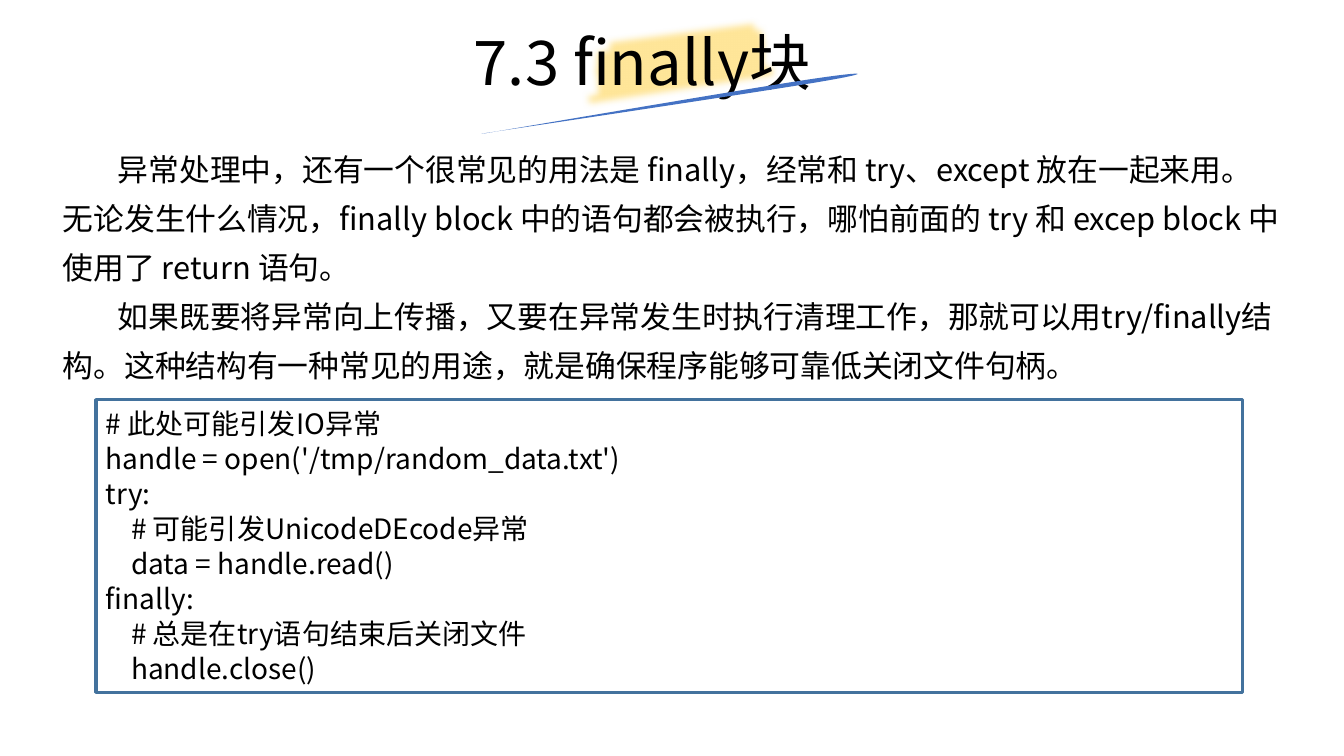
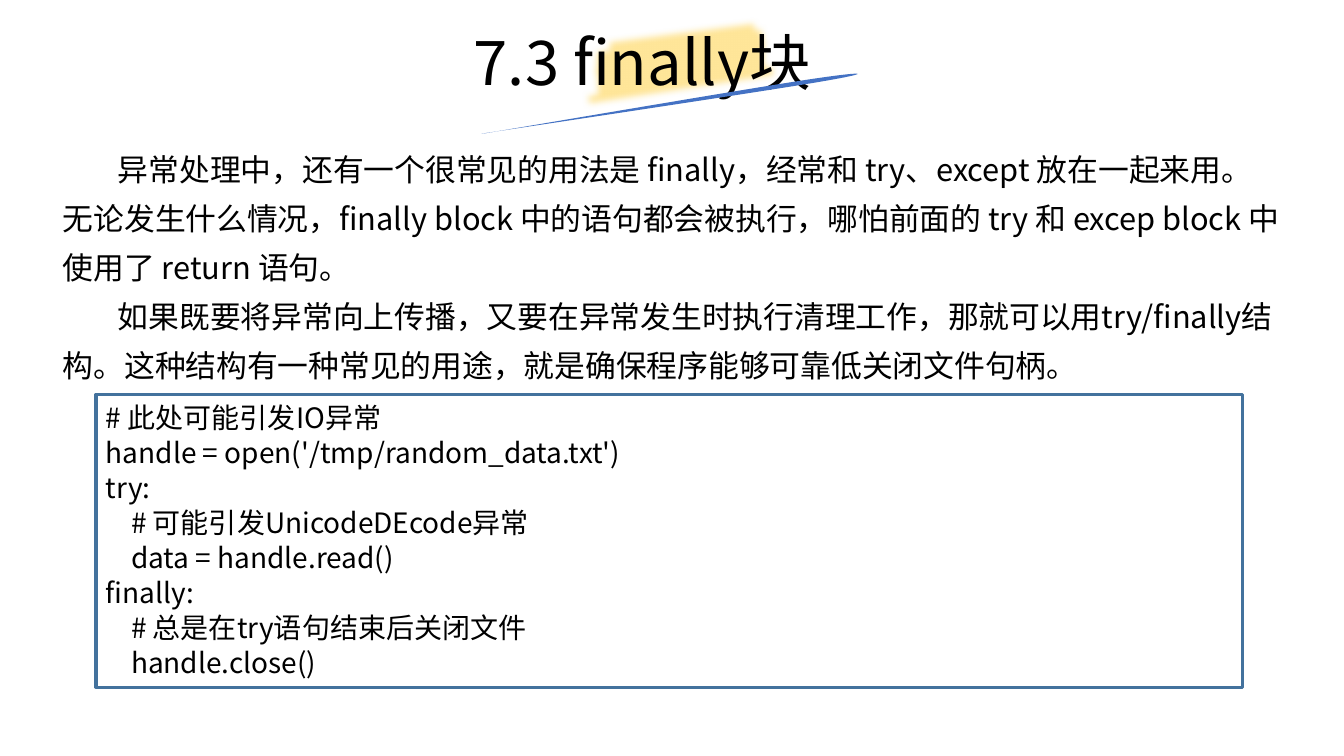
Before and after one commit to yiwenliu/CorePython, a slide deck: slide 61 of PPT/CorePython.pptx. Drawn at 1344x756 pixels with LibreOffice and Linux fonts; fonts in the diff are those of the drawing. Boxes give left, top, right and bottom in pixels: in the first picture for what was removed or moved away, otherwise in the second. Text is boxed around its words. In the diff, an @@ line names an element or a change of style, - is before the commit and + after.

Commit message:
20210123

```diff
--- a/PPT/CorePython.pptx
+++ b/PPT/CorePython.pptx
@@ rectangle "# 此处可能引发IO异常": place and size @@
-rectangle "# 此处可能引发IO异常" at [96, 400, 1243, 693]
+rectangle "# 此处可能引发IO异常" at [96, 394, 1243, 687]
```
Also in this commit, not shown: 7 slides added, 2 slides removed.
